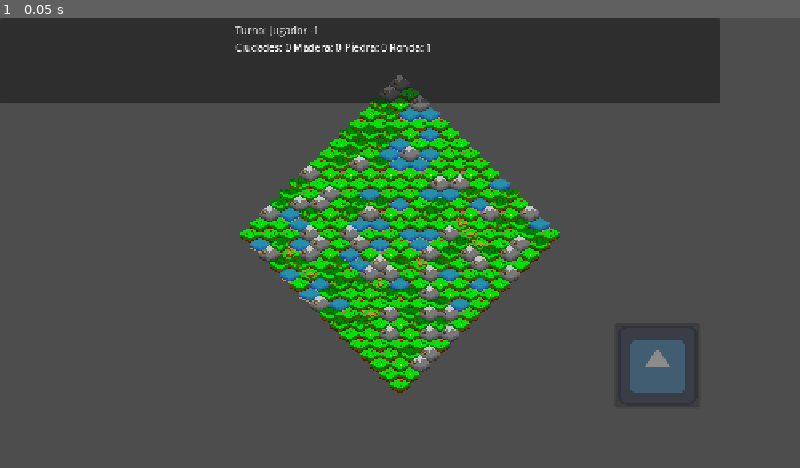
Above: before the commit, frame 1.
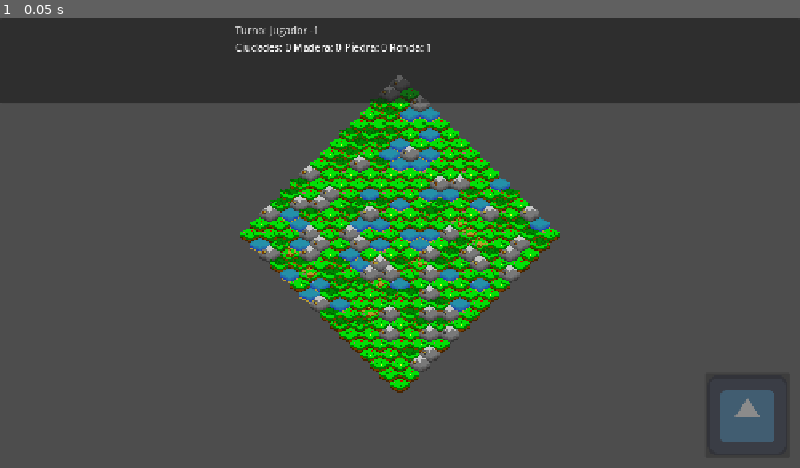
Above: after the commit, the same moment.

Repository: Jusm8/MultiplayerPolitopia
Game: Godot game, scene res://scene/mapa.tscn
The game is run twice, just before and just after one commit, with the same random seed, the same clock (stepped at 60 frames per second) and the same inputs. This scene is started directly instead of the project's main scene. The engine's default icon, where the game draws it, is replaced by a stand-in: a white triangle on a blue panel in a dark square.
Inputs:
- Up to frame 1 (0.05 s): no input

The runs differ from the first frame. In frame 1, 3.9% of the frame differs, in the area x 77-100%, y 0-98%.

Commit message:
cambios menores

Diff:
--- a/multiplayer-game/scene/CityMenu.tscn
+++ b/multiplayer-game/scene/CityMenu.tscn
@@ -9,7 +9,7 @@
 content_margin_top = 10.0
 content_margin_right = 10.0
 content_margin_bottom = 10.0
-bg_color = Color(0, 0, 0, 0.7254902)
+bg_color = Color(0.047058824, 0.21960784, 0.32156864, 0.4117647)
 corner_radius_top_left = 10
 corner_radius_top_right = 10
 corner_radius_bottom_right = 10
@@ -18,6 +18,7 @@
 [node name="CityMenu" type="Control"]
 layout_mode = 3
 anchors_preset = 0
+size_flags_horizontal = 4
 script = ExtResource("1_yr66a")
 
 [node name="Panel" type="Panel" parent="."]
@@ -25,10 +26,10 @@
 anchors_preset = 15
 anchor_right = 1.0
 anchor_bottom = 1.0
-offset_left = 320.0
-offset_top = 90.0
-offset_right = 320.0
-offset_bottom = 90.0
+offset_left = 64.0
+offset_top = 64.0
+offset_right = 1216.0
+offset_bottom = 640.0
 grow_horizontal = 2
 grow_vertical = 2
 theme = SubResource("Theme_yr66a")
@@ -61,22 +62,33 @@
 layout_mode = 2
 
 [node name="BottomBar" type="HBoxContainer" parent="Panel"]
-layout_mode = 0
-offset_top = 422.0
-offset_right = 515.0
-offset_bottom = 462.0
+layout_mode = 1
+anchors_preset = 7
+anchor_left = 0.5
+anchor_top = 1.0
+anchor_right = 0.5
+anchor_bottom = 1.0
+offset_left = -152.0
+offset_top = -86.0
+offset_right = 152.0
+grow_horizontal = 2
+grow_vertical = 0
 
 [node name="BtnClose" type="Button" parent="Panel/BottomBar"]
+custom_minimum_size = Vector2(150, 0)
 layout_mode = 2
 theme_override_colors/font_color = Color(0.7490196, 0, 0.21568628, 1)
+theme_override_font_sizes/font_size = 32
 text = "Close
 "
 
 [node name="BtnBuy" type="Button" parent="Panel/BottomBar"]
+custom_minimum_size = Vector2(150, 0)
 layout_direction = 3
 layout_mode = 2
 theme_override_colors/font_color = Color(0.19815946, 0.5357092, 0.31466636, 1)
 theme_override_colors/font_focus_color = Color(0.5678726, 0.09500661, 0.58928937, 1)
+theme_override_font_sizes/font_size = 32
 text = "BUY"
 
 [node name="Centrado" type="Button" parent="."]
--- a/multiplayer-game/scene/mapa.tscn
+++ b/multiplayer-game/scene/mapa.tscn
@@ -41,7 +41,7 @@
 [node name="CityMenu" parent="HUD" instance=ExtResource("10_8ec4r")]
 
 [node name="TopBar" type="Panel" parent="HUD"]
-offset_right = 1152.0
+offset_right = 1280.0
 offset_bottom = 136.0
 
 [node name="VBoxContainer" type="VBoxContainer" parent="HUD/TopBar"]
@@ -86,10 +86,10 @@
 [node name="EndTurnBtn" type="Button" parent="HUD/TopBar"]
 layout_mode = 1
 anchors_preset = -1
-anchor_left = 0.8541667
-anchor_top = 3.5882354
-anchor_right = 0.9652778
-anchor_bottom = 4.529412
+anchor_left = 0.88125
+anchor_top = 4.1764708
+anchor_right = 0.98125
+anchor_bottom = 5.117647
 offset_right = 8.0
 offset_bottom = 8.0
 icon = ExtResource("9_npqkg")
--- a/multiplayer-game/script/city_menu.gd
+++ b/multiplayer-game/script/city_menu.gd
@@ -24,23 +24,52 @@
 func _ready() -> void:
 	hide()
 
-	# Coger botones dentro de UnitGrid
+	# Conectar SIEMPRE buy y close
+	btn_buy.pressed.connect(_on_buy_pressed)
+	btn_close.pressed.connect(_on_close_pressed)
+
+	# 1) Buscar botones dentro de UnitGrid (Button o TextureButton)
 	unit_buttons.clear()
 	for child in unit_grid.get_children():
 		if child is Button:
 			unit_buttons.append(child)
+		elif child is TextureButton:
+			# Lo tratamos como "botón" igualmente
+			unit_buttons.append(child)
 
-	if unit_buttons.size() < 4:
-		push_error("CityMenu: UnitGrid necesita 4 botones (Button). Actualmente: %d" % unit_buttons.size())
+	print("CityMenu: botones encontrados en UnitGrid =", unit_buttons.size())
+
+	# 2) Cargar icono (fallback si no existe)
+	var tex: Texture2D = null
+
+	# icon.svg puede no existir en tu proyecto -> comprobamos
+	if ResourceLoader.exists("res://icon.svg"):
+		tex = load("res://icon.svg")
+	elif ResourceLoader.exists("res://icon.png"):
+		tex = load("res://icon.png")
+	else:
+		push_warning("CityMenu: No existe res://icon.svg ni res://icon.png. Pon un icono en res://")
+		# aquí salimos pero sin crashear
 		return
 
-	# Conectar botones
+	# 3) Asignar iconos y conectar clicks
 	for i in range(unit_buttons.size()):
 		var idx := i
-		unit_buttons[i].pressed.connect(func(): _select_unit(idx))
+		var b = unit_buttons[i]
 
-	btn_buy.pressed.connect(_on_buy_pressed)
-	btn_close.pressed.connect(_on_close_pressed)
+		# Si es Button normal
+		if b is Button:
+			b.icon = tex
+			b.expand_icon = true
+			b.text = ""
+			b.custom_minimum_size = Vector2(72, 72) # para que se vea SIEMPRE
+			b.pressed.connect(func(): _select_unit(idx))
+
+		# Si es TextureButton
+		elif b is TextureButton:
+			b.texture_normal = tex
+			b.custom_minimum_size = Vector2(72, 72)
+			b.pressed.connect(func(): _select_unit(idx))
 
 func open_for_city(city_cell: Vector2i, unit_db: Array[Dictionary], my_wood: int, my_stone: int, can_buy_here: bool) -> void:
 	_city_cell = city_cell
